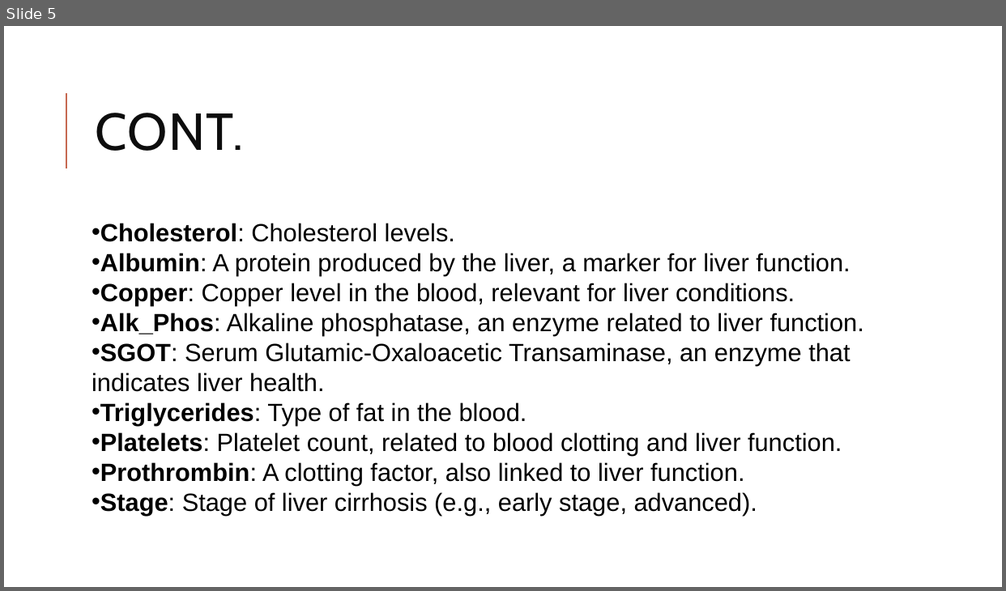
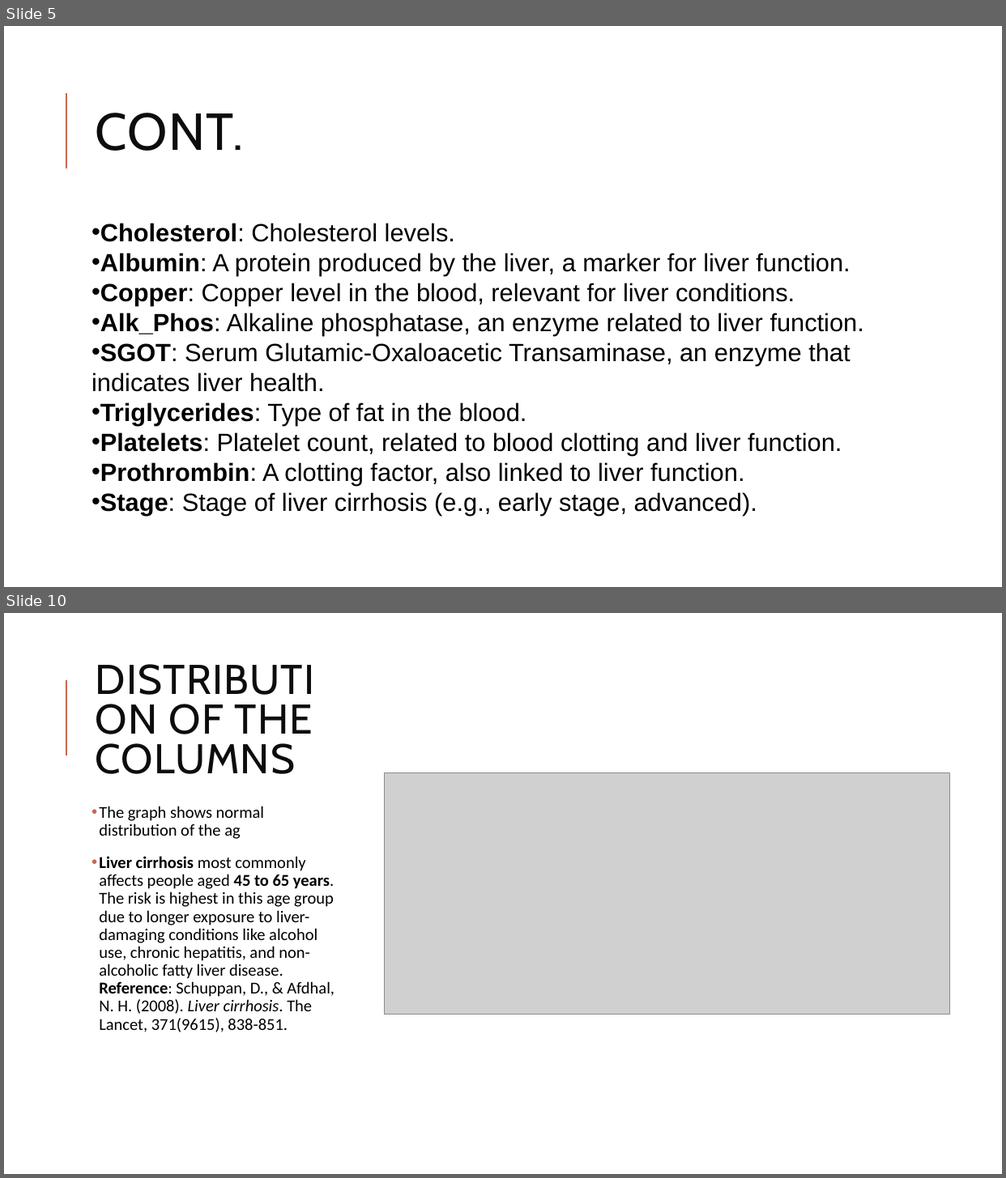
Before and after one commit to Yahia-Ragab/Depi, a slide deck: Depi prject 3.pptx. Shown one above the other, each under a label of ours: slide 5 before the commit, slides 5 and 10 after it; the slides between them are not shown. The pictures are 1006x591 and 1006x1178 pixels, drawn with LibreOffice and Linux fonts; fonts in the diff are those of the drawing; grey boxes stand for pictures. Boxes give left, top, right and bottom in pixels: in the first picture for what was removed or moved away, otherwise in the second. Text is boxed around its words. In the diff, an @@ line names an element or a change of style, - is before the commit and + after.

```diff
--- a/Depi prject 3.pptx
+++ b/Depi prject 3.pptx
@@ slide 10 added at [4,613,1002,1174], background #FFFFFF; not listed: 1 template element that a slide beside it also shows @@
@@ title added at [96,704,313,774], 40 pt, text #0D0D0D @@
+DISTRIBUTION OF THE COLUMNS
@@ picture added at [385,773,950,1014] @@
@@ text added at [99,806,334,1033], 16 pt, text #000000 @@
+• The graph shows normal distribution of the ag
+• Liver cirrhosis most commonly affects people aged 45 to 65 years. The risk is highest in this age group due to longer exposure to liver-damaging conditions like alcohol use, chronic hepatitis, and non-alcoholic fatty liver disease.
+  Reference: Schuppan, D., & Afdhal, N. H. (2008). Liver cirrhosis. The Lancet, 371(9615), 838-851.
```
Also in this commit, not shown: 15 slides changed, 5 other slides added, 1 slide removed.
